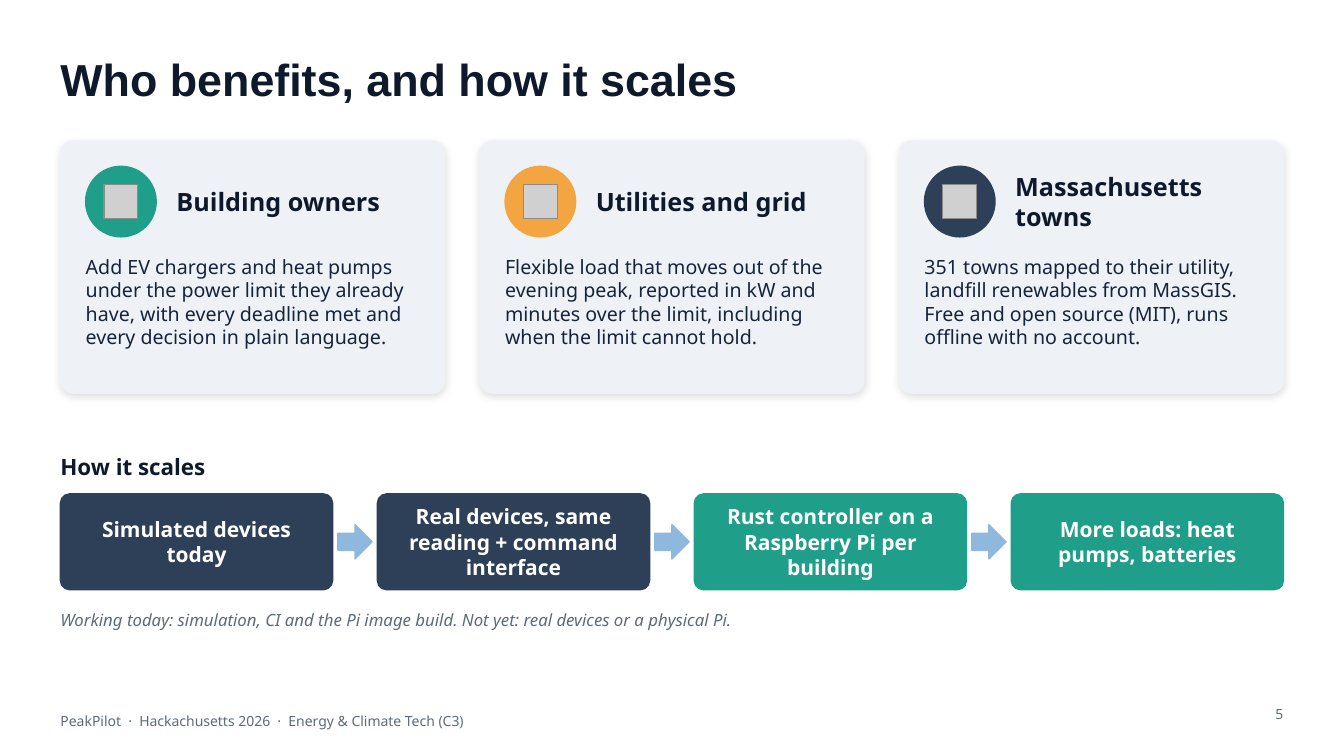
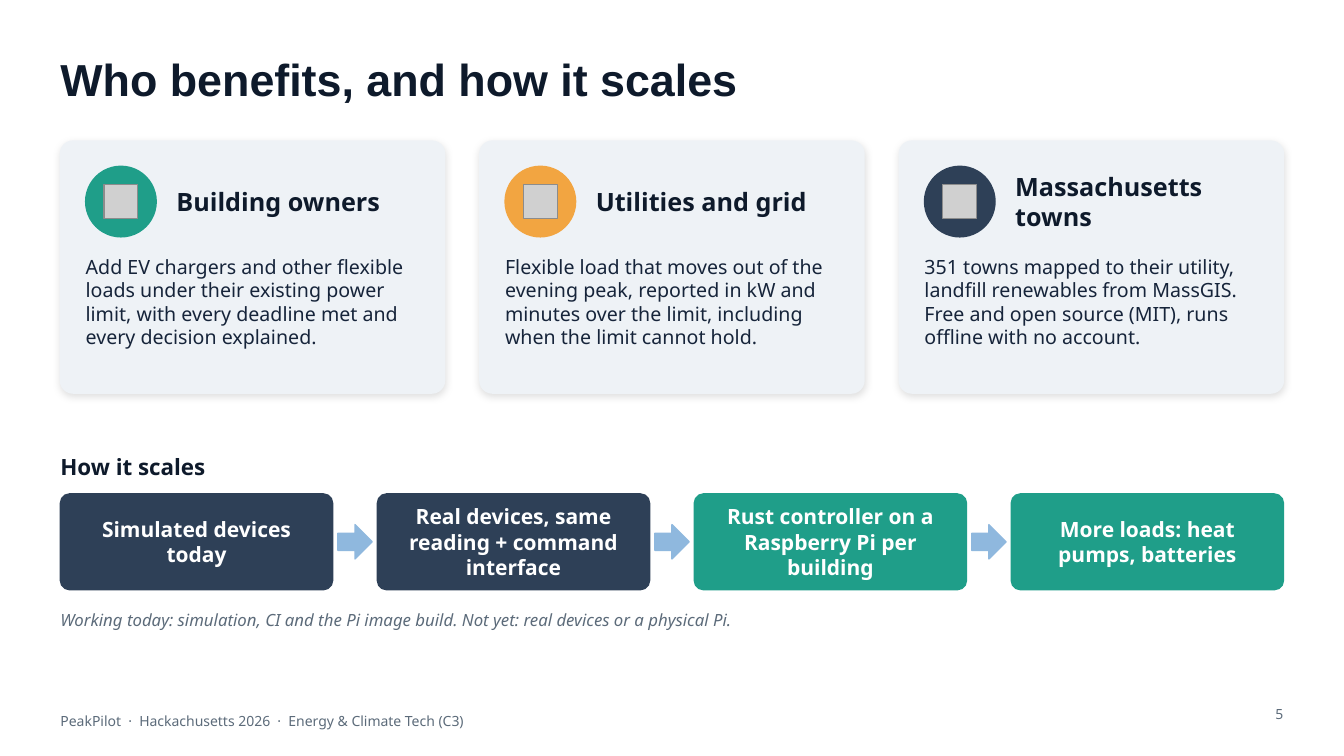
Before and after one commit to sohampatwardhan/PeakPilot, a slide deck: slide 5 of docs/PeakPilot_deck.pptx. Drawn at 1344x756 pixels with LibreOffice and Linux fonts; fonts in the diff are those of the drawing; grey boxes stand for pictures. Boxes give left, top, right and bottom in pixels: in the first picture for what was removed or moved away, otherwise in the second. Text is boxed around its words. In the diff, an @@ line names an element or a change of style, - is before the commit and + after.

```diff
--- a/docs/PeakPilot_deck.pptx
+++ b/docs/PeakPilot_deck.pptx
@@ text at bbox=[86, 259, 403, 349]: text changed @@
-Add EV chargers and heat pumps under the power limit they already have, with every deadline met and every decision in plain language.
+Add EV chargers and other flexible loads under their existing power limit, with every deadline met and every decision explained.
```
Also in this commit, not shown: 2 other slides changed, 1 other file.
